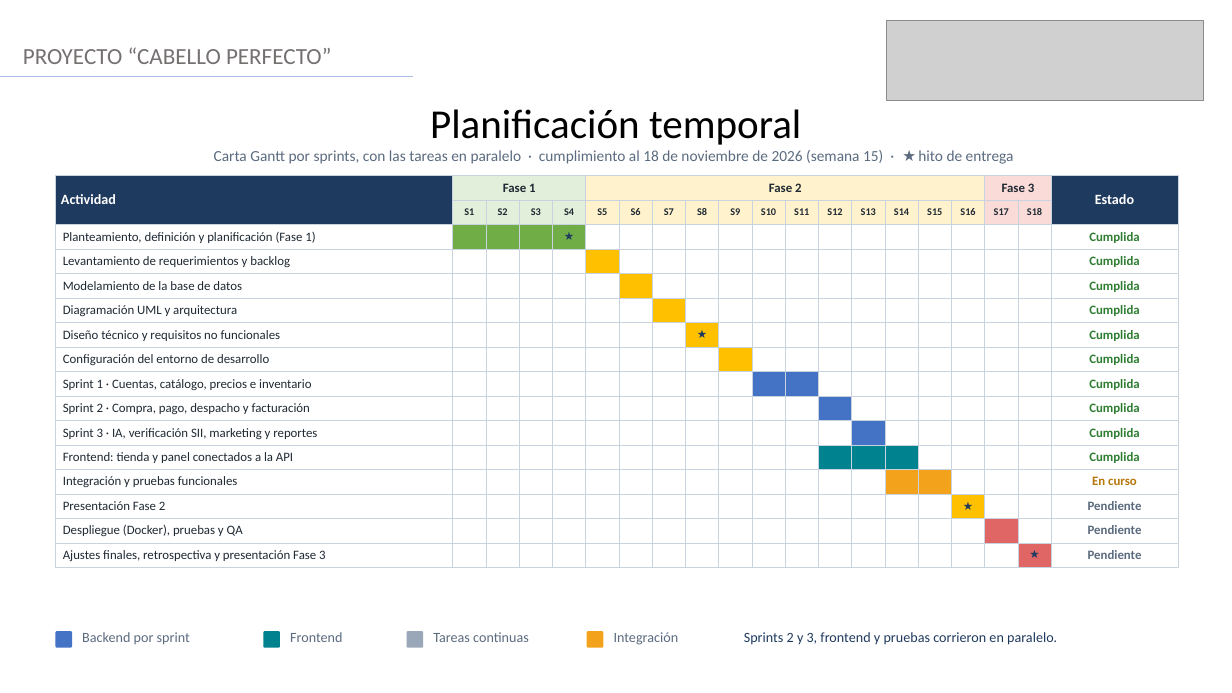
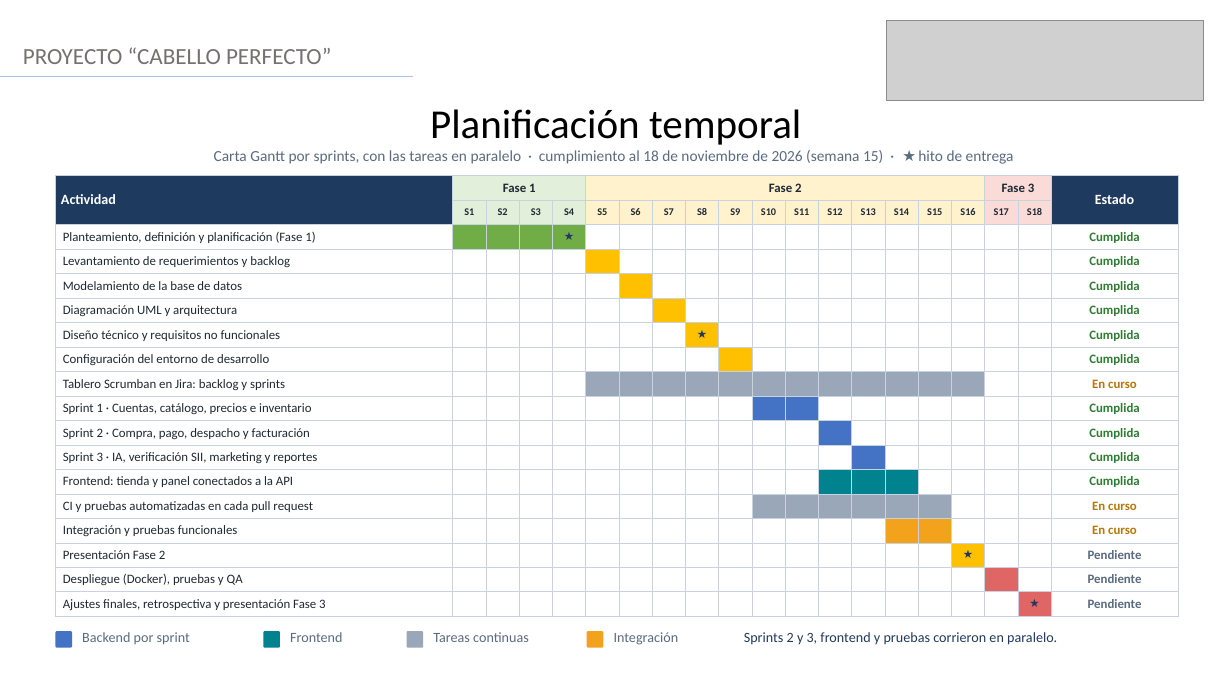
Before and after one commit to Contrum-Projects/fase-1, a slide deck: slide 7 of fase2/Evidencias Proyecto/Presentacion_final_Cabello_Perfecto.pptx. Drawn at 1232x693 pixels with LibreOffice and Linux fonts; fonts in the diff are those of the drawing; grey boxes stand for pictures. Boxes give left, top, right and bottom in pixels: in the first picture for what was removed or moved away, otherwise in the second. Text is boxed around its words. In the diff, an @@ line names an element or a change of style, - is before the commit and + after.

```diff
--- a/fase2/Evidencias Proyecto/Presentacion_final_Cabello_Perfecto.pptx
+++ b/fase2/Evidencias Proyecto/Presentacion_final_Cabello_Perfecto.pptx
@@ table at bbox=[55, 176, 1178, 616] @@
+row 9: Tablero Scrumban en Jira: backlog y sprints |  |  |  |  |  |  |  |  |  |  |  |  |  |  |  |  |  |  | En curso
+row 14: CI y pruebas automatizadas en cada pull request |  |  |  |  |  |  |  |  |  |  |  |  |  |  |  |  |  |  | En curso
```
Also in this commit, not shown: 4 other slides changed.
